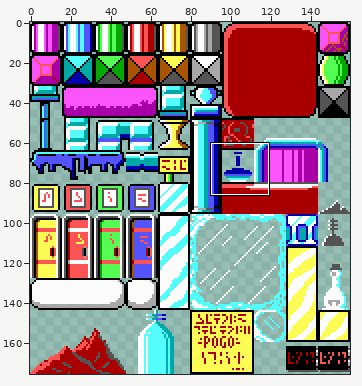
Sprite sheet: sprites/platforms.png. Above, an overview of the earlier version with the close-up marked.
Close-up. Earlier state:
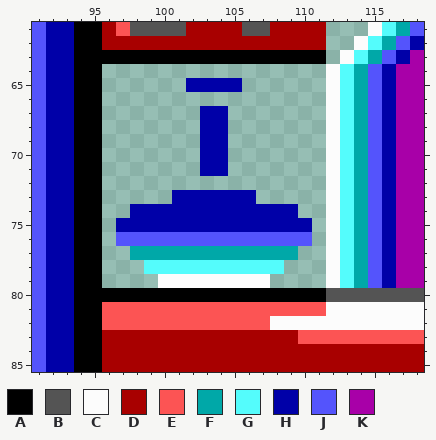
The file is 160x176 pixels. Colours within 5 levels of each other are drawn and written as one. Shown: x 91..118, y 61..85.
Palette (. is transparent): A #000000  B #545454  C #fcfcfc  D #a80000  E #fc5454  F #00a8a8  G #54fcfc  H #0000a8  J #5454fc  K #a800a8
Pixels before, first column x 91:
61 JHHAADEBBBBDDDDBBDDDD...CGFJ
62 JHHAADDDDDDDDDDDDDDDD..CGFJH
63 JHHAAAAAAAAAAAAAAAAAA.CGFJHK
64 JHHAA................CGFJHKK
65 JHHAA......HHHH......CGFJHKK
66 JHHAA................CGFJHKK
67 JHHAA.......HH.......CGFJHKK
68 JHHAA.......HH.......CGFJHKK
69 JHHAA.......HH.......CGFJHKK
70 JHHAA.......HH.......CGFJHKK
71 JHHAA.......HH.......CGFJHKK
72 JHHAA................CGFJHKK
73 JHHAA.....HHHHHH.....CGFJHKK
74 JHHAA..HHHHHHHHHHHH..CGFJHKK
75 JHHAA.HHHHHHHHHHHHHH.CGFJHKK
76 JHHAA.JJJJJJJJJJJJJJ.CGFJHKK
77 JHHAA..FFFFFFFFFFFF..CGFJHKK
78 JHHAA...GGGGGGGGGG...CGFJHKK
79 JHHAA....CCCCCCCC....CGFJHKK
80 JHHAAAAAAAAAAAAAAAAAABBBBBBB
81 JHHAAEEEEEEEEEEEEEEEECCCCCCC
82 JHHAAEEEEEEEEEEEECCCCCCCCCCC
83 JHHAADDDDDDDDDDDDDDEEEEEEEEE
84 JHHAADDDDDDDDDDDDDDDDDDDDDDD
85 JHHAADDDDDDDDDDDDDDDDDDDDDDD
Now the later version:
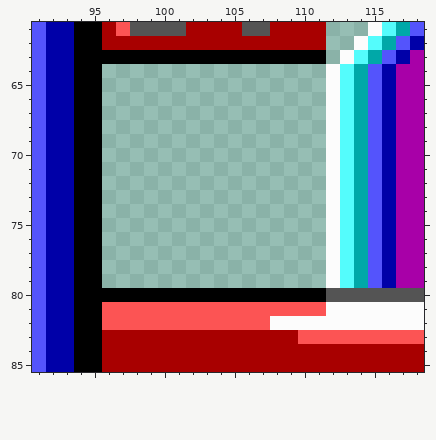
From old to new:
{"y":65,"x":102,"old":"HHHH","new":"...."}
{"y":67,"x":103,"old":"HH","new":".."}
{"y":68,"x":103,"old":"HH","new":".."}
{"y":69,"x":103,"old":"HH","new":".."}
{"y":70,"x":103,"old":"HH","new":".."}
{"y":71,"x":103,"old":"HH","new":".."}
{"y":73,"x":101,"old":"HHHHHH","new":"......"}
{"y":74,"x":98,"old":"HHHHHHHHHHHH","new":"............"}
{"y":75,"x":97,"old":"HHHHHHHHHHHHHH","new":".............."}
{"y":76,"x":97,"old":"JJJJJJJJJJJJJJ","new":".............."}
{"y":77,"x":98,"old":"FFFFFFFFFFFF","new":"............"}
{"y":78,"x":99,"old":"GGGGGGGGGG","new":".........."}
{"y":79,"x":100,"old":"CCCCCCCC","new":"........"}
{"label":"erased","picture_box":[116,78,312,288]}
